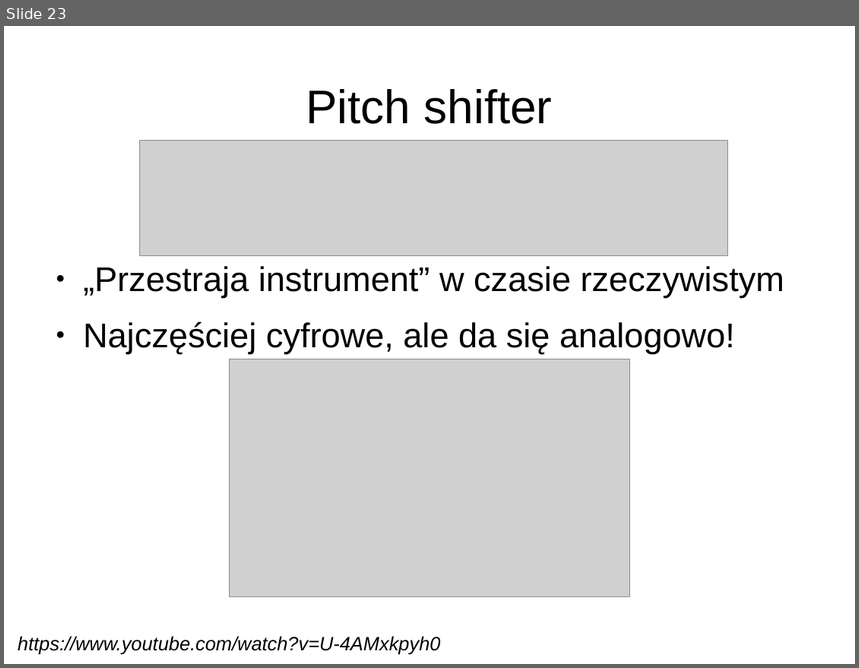
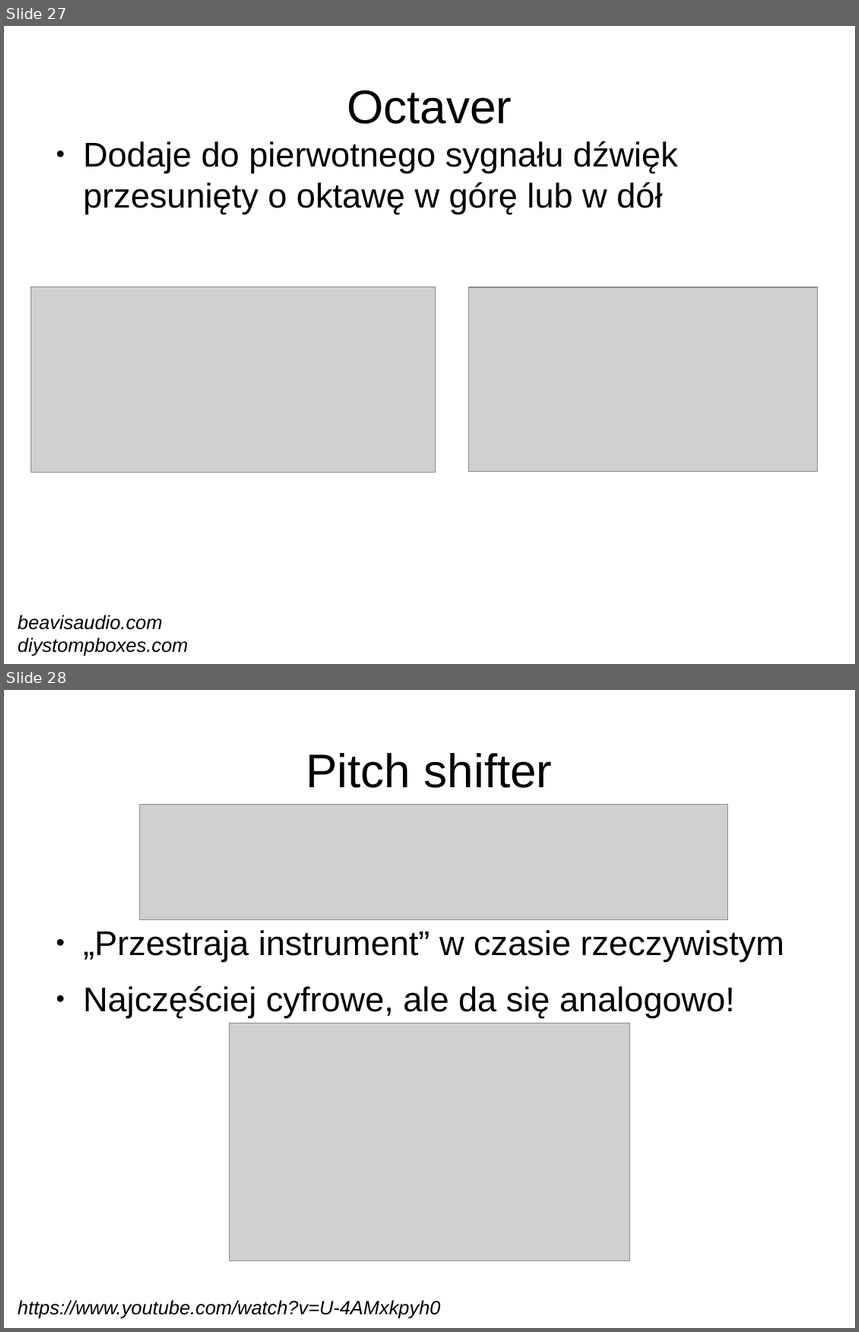
Before and after one commit to HackerspaceWroclaw/hspnr_efekty_gitarowe, a slide deck: Efekty gitarowe.odp. Shown one above the other, each under a label of ours: slide 23 before the commit, slides 27 and 28 after it. The pictures are 859x668 and 859x1332 pixels, drawn with LibreOffice and Linux fonts; fonts in the diff are those of the drawing; grey boxes stand for pictures. Boxes give left, top, right and bottom in pixels: in the first picture for what was removed or moved away, otherwise in the second. Text is boxed around its words. In the diff, an @@ line names an element or a change of style, - is before the commit and + after.

Commit message:
Przestawione slajdy, dodane octavery i wyjaśnienie do autowah

```diff
--- a/Efekty gitarowe.odp
+++ b/Efekty gitarowe.odp
@@ slide 27 added at (4,26,855,664), background #FFFFFF @@
@@ title added at (347,90,512,124), 44 pt, text #000000 @@
+Octaver
@@ text added at (83,141,678,214), 32 pt, text #000000 @@
+● Dodaje do pierwotnego sygnału dźwięk przesunięty o oktawę w górę lub w dół
@@ picture added at (31,288,436,473) @@
@@ picture added at (469,288,817,472) @@
@@ text added at (18,615,188,657), 18 pt, text #000000, italic @@
+beavisaudio.com
+diystompboxes.com
@@ what was slide 23 is now slide 28 @@
```
Also in this commit, not shown: 3 slides changed.
